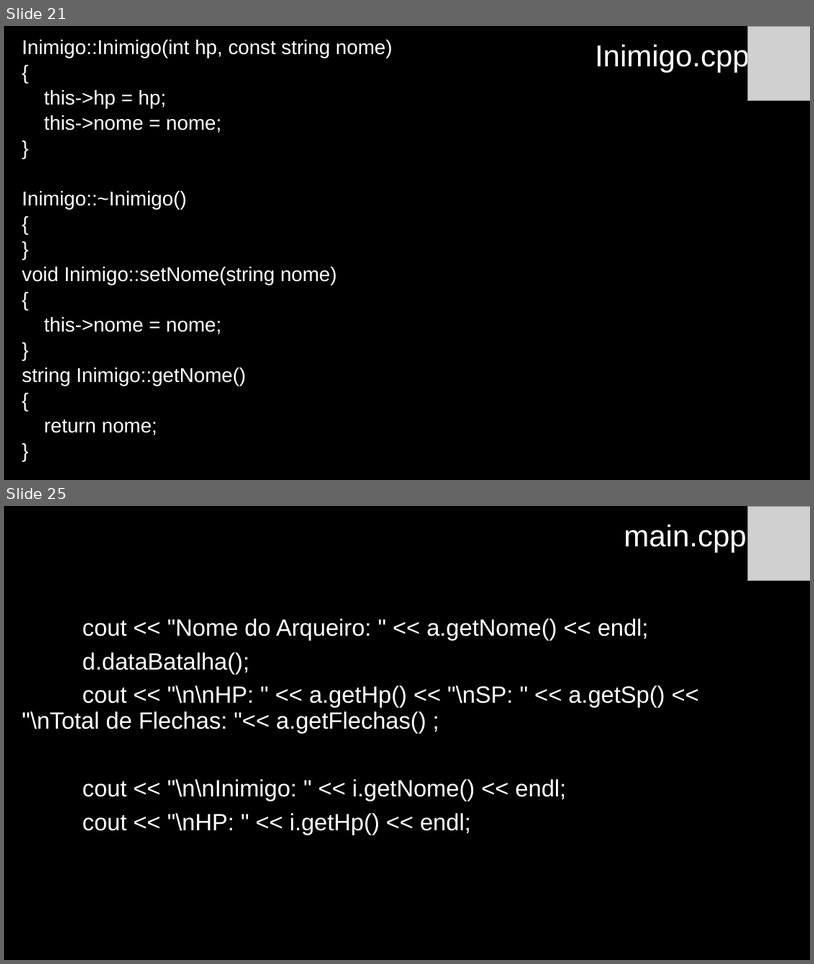
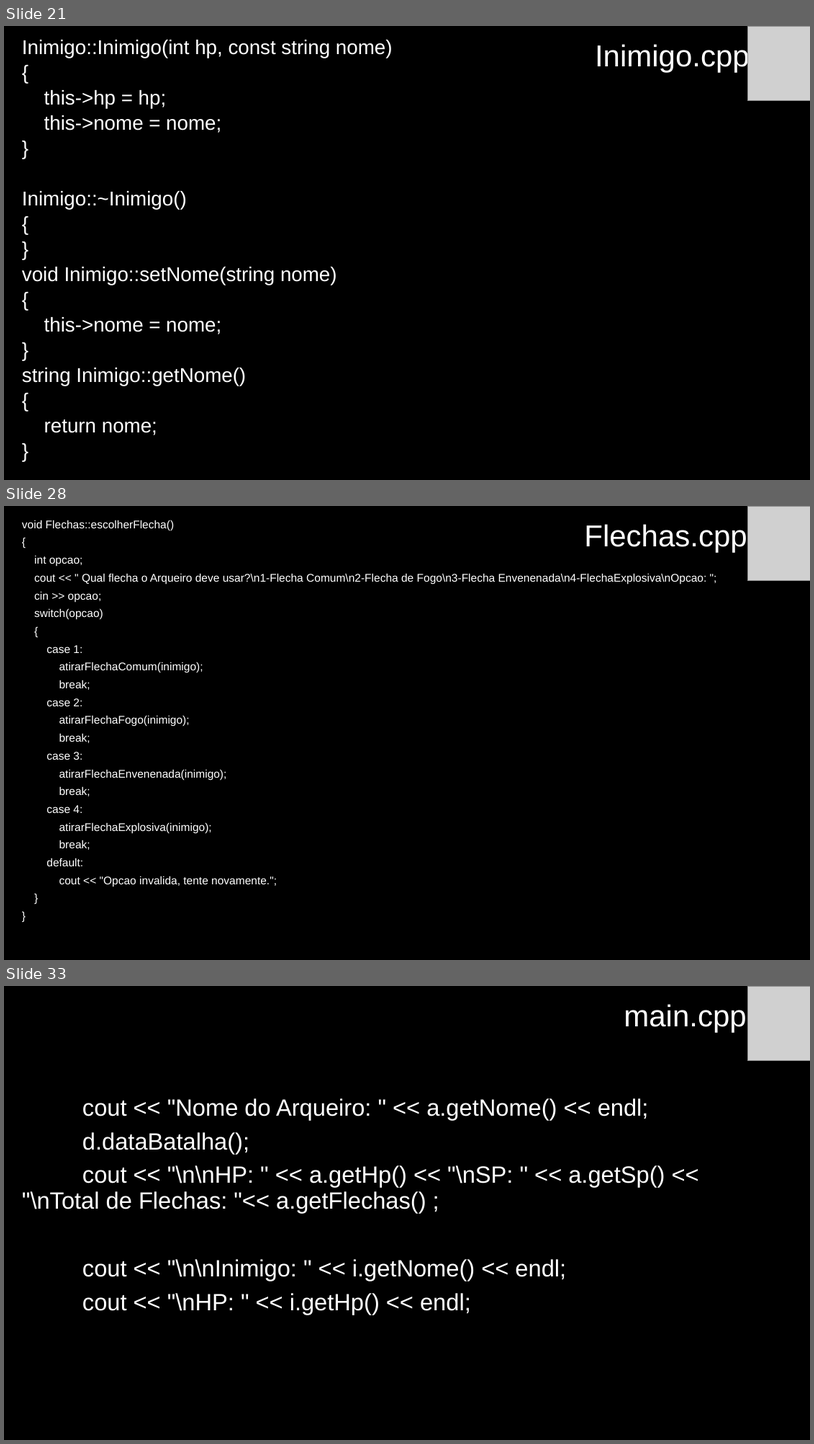
Before and after one commit to anaisabelamr/Arqueiro, a slide deck: Arqueiro/Arqueiro.pptx. Shown one above the other, each under a label of ours: slides 21 and 25 before the commit, slides 21, 28 and 33 after it; the slides between them are not shown. The pictures are 814x964 and 814x1444 pixels, drawn with LibreOffice and Linux fonts; fonts in the diff are those of the drawing; grey boxes stand for pictures. Boxes give left, top, right and bottom in pixels: in the first picture for what was removed or moved away, otherwise in the second. Text is boxed around its words. In the diff, an @@ line names an element or a change of style, - is before the commit and + after.

Commit message:
Finalizada a classe Flecha

```diff
--- a/Arqueiro/Arqueiro.pptx
+++ b/Arqueiro/Arqueiro.pptx
@@ slide 28 added at (x1=4, y1=506, x2=810, y2=960), background #000000 @@
@@ text added at (x1=22, y1=520, x2=707, y2=886), 13.3 pt, text #FFFFFF @@
+void Flechas::escolherFlecha()
+{
+int opcao;
+cout << " Qual flecha o Arqueiro deve usar?\n1-Flecha Comum\n2-Flecha de Fogo\n3-Flecha Envenenada\n4-FlechaExplosiva\nOpcao: ";
+cin >> opcao;
+switch(opcao)
+{
+case 1:
+atirarFlechaComum(inimigo);
+break;
+case 2:
+atirarFlechaFogo(inimigo);
+break;
+case 3:
+atirarFlechaEnvenenada(inimigo);
+break;
+case 4:
+atirarFlechaExplosiva(inimigo);
+break;
+default:
+cout << "Opcao invalida, tente novamente.";
+}
+}
@@ title added at (x1=584, y1=524, x2=747, y2=552), 36 pt, text #FFFFFF @@
+Flechas.cpp
@@ picture added at (x1=748, y1=506, x2=810, y2=581) @@
@@ what was slide 25 is now slide 33 @@
```
Also in this commit, not shown: 15 slides changed, 7 other slides added, 3 slides removed, 28 other files.
